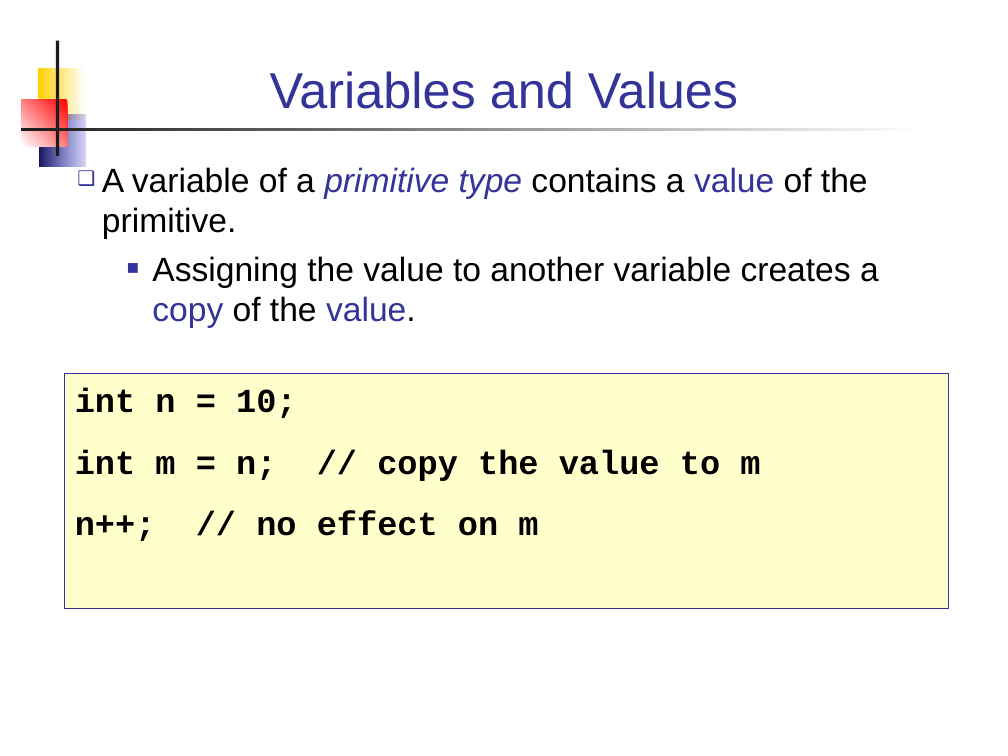
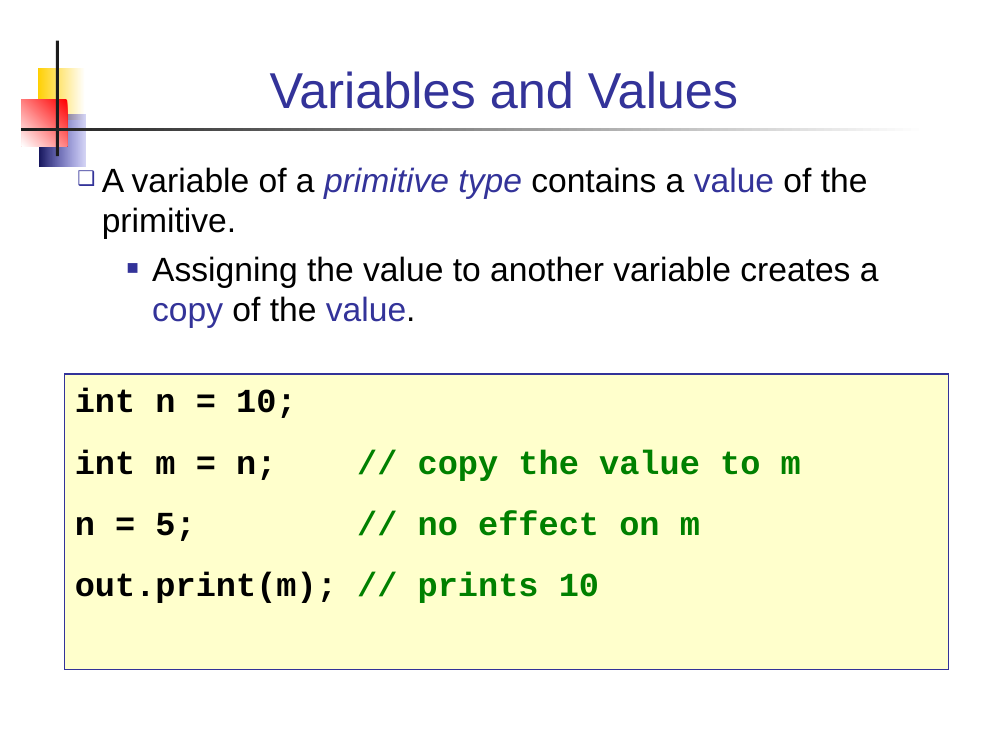
Before and after one commit to cpske/programming1, a slide deck: slide 21 of week2/2-Variables.ppt. Drawn at 1008x756 pixels with LibreOffice and Linux fonts; fonts in the diff are those of the drawing. Boxes give left, top, right and bottom in pixels: in the first picture for what was removed or moved away, otherwise in the second. Text is boxed around its words. In the diff, an @@ line names an element or a change of style, - is before the commit and + after.

```diff
--- a/week2/2-Variables.ppt
+++ b/week2/2-Variables.ppt
@@ rectangle "int n = 10;": place and size @@
-rectangle "int n = 10;" at <box>65,374,948,609</box>
+rectangle "int n = 10;" at <box>65,374,948,670</box>
@@ text in rectangle at <box>75,449,801,481</box>: text colour #000000 to #008000 in "// copy the value to m" @@
@@ text in rectangle at <box>75,510,700,603</box>: text changed; text colour #000000 to #008000 @@
-n++; // no effect on m
+n = 5; // no effect on m
+out.print(m); // prints 10
```
Also in this commit, not shown: 1 other slide changed, 1 other file.
